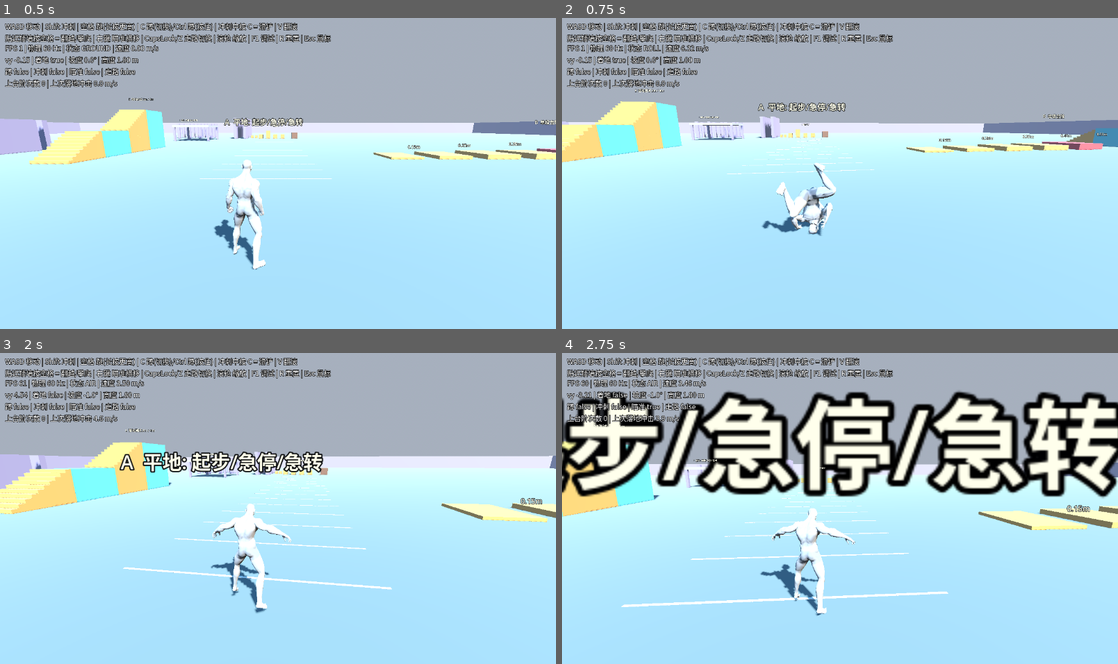
Above: before the commit, frames 1-4 (two rows, left to right).
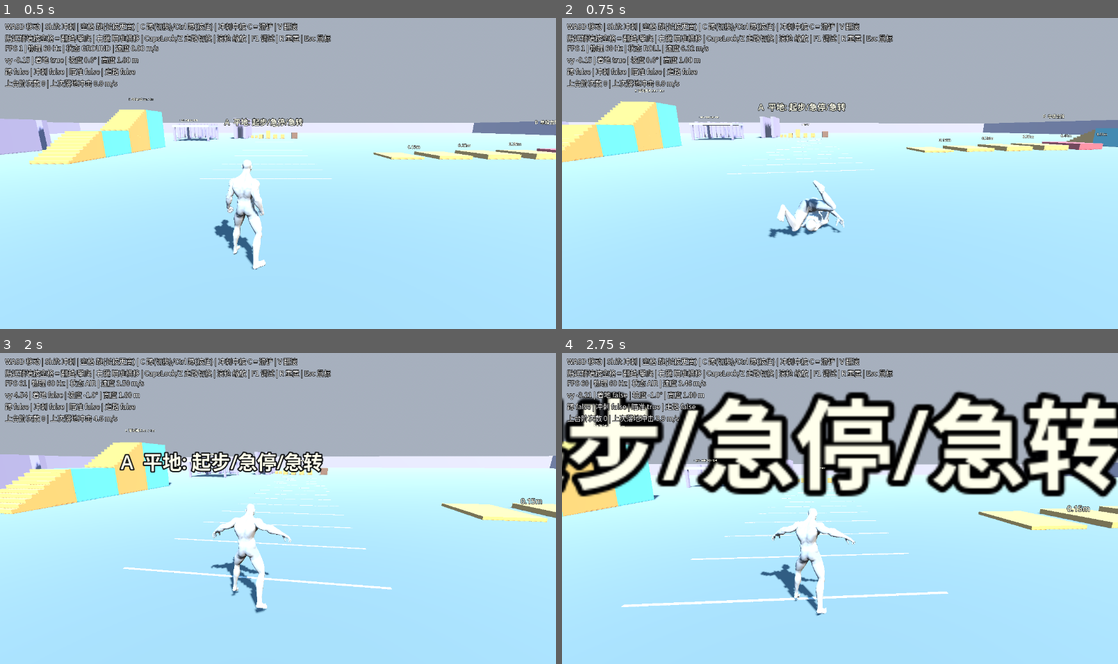
Above: after the commit, the same moments.

Repository: jamesbot2/godot-third-person-demo
Game: Godot game, scene res://scenes/main.tscn
Two runs of this game, one before a commit and one after it. Both use one fixed random seed, a clock stepped at 60 frames per second and the inputs below.
Inputs (mouse positions are in pixels of both pictures, inside the frame that each line leads up to):
- Up to frame 1 (0.5 s): no input
- Up to frame 2 (0.75 s): move the mouse to (867, 170) at 0.52 s; hold W (move_forward) from 0.53 s (still down); hold V (roll) from 0.53 s (still down); click (867, 170) at 0.67 s
- Up to frame 3 (2 s): keep holding W (move_forward); tap Space (jump) at 0.77, 0.8, 1.07, 1.35, 1.52, 1.82 s; move the mouse to (250, 508) at 1.27 s; release V (roll) at 1.28 s; tap V (roll) at 1.55 s
- Up to frame 4 (2.75 s): keep holding W (move_forward); move the mouse to (851, 502) at 2.02 s; hold Right mouse button (aim) from 2.03 s (still down); tap Space (jump) at 2.3 s

Frame 1 is identical in both runs. In frame 2, 1.4% of the frame differs, in the area x 35-51%, y 46-71%; in frame 3, less than 0.1%; in frame 4, less than 0.1%.

Commit message:
Roll: round the back + pelvis pitch so the hips pass low (post-entry pelvis 0.69->0.57 m, no rise); gate pelvis in anim_roll

Diff:
--- a/scripts/player/character_animator.gd
+++ b/scripts/player/character_animator.gd
@@ -1321,7 +1321,11 @@
 	var bones := PackedStringArray(ROLL_RADIUS.keys())
 	for b in ClipSampler.SOLE:
 		bones.append(b)
-	var cs := ClipSampler.sample(skeleton, m, clip_library().get_animation("roll_tuck"), bones)
+	var clip := clip_library().get_animation("roll_tuck")
+	var cs := ClipSampler.sample(skeleton, m, clip, bones)
+	if not clip.has_meta("pelvis_capped") and OS.get_environment("ROLL_NOCAP") != "1":
+		clip.set_meta("pelvis_capped", _cap_roll_pelvis(clip, cs, m))
+		cs = ClipSampler.sample(skeleton, m, clip, bones)
 	_cs_roll = cs
 	var raw := PackedFloat32Array()
 	for i in ROLL_DROP_N + 1:
@@ -1349,6 +1353,216 @@
 				vmax = maxf(vmax, v)
 			tt += 1.0 / 60.0
 		print("ROLL_CLIP window head_v_max (clip time) %.2f  x playback %.2f" % [vmax, (ROLL_T1 - ROLL_T0) / 0.6])
+
+
+## Pelvis cap (tucked back): while the trunk is pitched over (head not above
+## the pelvis) the source clip keeps the back straight, so the inverted body
+## stands on its head with the pelvis ~0.7 m up, which reads as a jump. A
+## real forward roll rounds the back and tucks the chin so the hips pass
+## over the shoulders low. Here a per-key spine/neck flexion (spine_01..03,
+## neck_01, Head: rotation about each bone's lateral axis) is solved so the
+## pelvis stays <= the cap above the lowest body contact: the clip is sampled
+## at a few uniform curl levels, each key takes the smallest level that meets
+## the cap (linear between levels), and that curve is smoothed (+-ROLL_CAP_SM s)
+## and rate-limited (ROLL_CAP_RATE deg/s of clip time) so nothing whips.
+## Returns the largest curl (deg, summed over the chain).
+const ROLL_PELVIS_CAP := 0.45
+const ROLL_CURL_BONES := {"spine_01": 0.2, "spine_02": 0.25, "spine_03": 0.25, "neck_01": 0.15, "Head": 0.15,
+	"upperarm_l": -ROLL_ARM_COMP, "upperarm_r": -ROLL_ARM_COMP}
+## the arms hang from spine_03: counter-rotate them so the curl rounds the
+## back without swinging the hands further down (hands-planted entry)
+const ROLL_ARM_COMP := 0.7
+const ROLL_CURL_LEVELS := [0.0, 15.0, 30.0, 45.0, 60.0, 75.0, 90.0]
+const ROLL_CAP_SM := 0.10
+const ROLL_CAP_RATE := 400.0
+
+
+func _roll_pelvis_h(cs: ClipSampler, t: float) -> float:
+	var low := cs.sole_min(t)
+	for b in ROLL_RADIUS:
+		low = minf(low, cs.at(b, t).y - ROLL_RADIUS[b])
+	return cs.at("pelvis", t).y - low
+
+
+func _apply_roll_curl(clip: Animation, orig: Dictionary, axes: Dictionary, curl_at: Callable) -> void:
+	for tr in orig:
+		var bn := str(clip.track_get_path(tr)).get_slice(":", 1)
+		var vals: Array = orig[tr]
+		for k in vals.size():
+			var c: float = curl_at.call(clip.track_get_key_time(tr, k))
+			clip.track_set_key_value(tr, k, ((vals[k] as Quaternion) * Quaternion(axes[bn], deg_to_rad(c * ROLL_CURL_BONES[bn]))).normalized())
+
+
+func _cap_roll_pelvis(clip: Animation, cs: ClipSampler, m: Transform3D) -> float:
+	var cap := float(OS.get_environment("ROLL_CAP")) if OS.has_environment("ROLL_CAP") else ROLL_PELVIS_CAP
+	var rate := float(OS.get_environment("ROLL_CAP_RATE")) if OS.has_environment("ROLL_CAP_RATE") else ROLL_CAP_RATE
+	var bones := PackedStringArray(ROLL_RADIUS.keys())
+	for b in ClipSampler.SOLE:
+		bones.append(b)
+	# lateral axis of each curl bone in its own local frame (rest pose)
+	var lat_sk := m.basis.inverse() * Vector3.RIGHT
+	var orig := {}
+	var axes := {}
+	for bn in ROLL_CURL_BONES:
+		var tr := clip.find_track(NodePath("Armature/Skeleton3D:" + bn), Animation.TYPE_ROTATION_3D)
+		if tr < 0:
+			continue
+		var vals := []
+		for k in clip.track_get_key_count(tr):
+			vals.append(clip.track_get_key_value(tr, k))
+		orig[tr] = vals
+		axes[bn] = (skeleton.get_bone_global_rest(skeleton.find_bone(bn)).basis.inverse() * lat_sk).normalized()
+	if orig.is_empty():
+		return 0.0
+	# sign of flexion: the one that lowers the pelvis at the worst frame
+	var sgn := 1.0
+	var probe := {}
+	for sv in [1.0, -1.0]:
+		_apply_roll_curl(clip, orig, axes, func(_t): return sv * 30.0)
+		probe[sv] = ClipSampler.sample(skeleton, m, clip, bones)
+	var gain := 0.0
+	var tt := ROLL_T0
+	while tt <= ROLL_T1:
+		gain += _roll_pelvis_h(probe[-1.0], tt) - _roll_pelvis_h(probe[1.0], tt)
+		tt += 1.0 / 30.0
+	sgn = 1.0 if gain > 0.0 else -1.0
+	var lv := []
+	for c in ROLL_CURL_LEVELS:
+		_apply_roll_curl(clip, orig, axes, func(_t): return sgn * c)
+		lv.append(ClipSampler.sample(skeleton, m, clip, bones))
+	# per-frame needed curl (60 Hz clip time)
+	var n := int(ceil(clip.length * 60.0)) + 1
+	var need := PackedFloat32Array()
+	need.resize(n)
+	for f in n:
+		var t := f / 60.0
+		if t < ROLL_T0 - 0.05 or t > ROLL_T1 or cs.at("Head", t).y - cs.at("pelvis", t).y >= 0.3:
+			continue
+		var h_prev := _roll_pelvis_h(lv[0], t)
+		if h_prev <= cap:
+			continue
+		var c_need: float = ROLL_CURL_LEVELS[-1]
+		for i in range(1, lv.size()):
+			var h := _roll_pelvis_h(lv[i], t)
+			if h <= cap:
+				var x := clampf((h_prev - cap) / maxf(h_prev - h, 0.001), 0.0, 1.0)
+				c_need = lerpf(ROLL_CURL_LEVELS[i - 1], ROLL_CURL_LEVELS[i], x)
+				break
+			h_prev = h
+		need[f] = c_need
+	# envelope-preserving smooth: moving max over +-SM, then triangular smooth
+	var env := PackedFloat32Array()
+	env.resize(n)
+	var w := int(ROLL_CAP_SM * 60.0)
+	for f in n:
+		var mx := 0.0
+		for j in range(maxi(f - w, 0), mini(f + w, n - 1) + 1):
+			mx = maxf(mx, need[j])
+		env[f] = mx
+	var curl := PackedFloat32Array()
+	curl.resize(n)
+	for f in n:
+		var acc := 0.0
+		var ws := 0.0
+		for j in range(maxi(f - w, 0), mini(f + w, n - 1) + 1):
+			var wj := 1.0 - absf(j - f) / float(w + 1)
+			acc += env[j] * wj
+			ws += wj
+		curl[f] = acc / ws
+	var lim := rate / 60.0
+	for f in range(1, n):
+		curl[f] = minf(curl[f], curl[f - 1] + lim)
+	for f in range(n - 2, -1, -1):
+		curl[f] = minf(curl[f], curl[f + 1] + lim)
+	var cmax := 0.0
+	for x in curl:
+		cmax = maxf(cmax, x)
+	_apply_roll_curl(clip, orig, axes, func(t: float) -> float:
+		var x := clampf(t * 60.0, 0.0, n - 1.0)
+		var i := mini(int(x), n - 2)
+		return sgn * lerpf(curl[i], curl[i + 1], x - i))
+	if OS.has_environment("ROLL_DEBUG"):
+		var out := []
+		for f in range(0, n, 2):
+			out.append(snappedf(curl[f], 1.0))
+		print("ROLL_CAP sgn=%d max=%.1f deg curl(30Hz)=%s" % [sgn, cmax, out])
+	if OS.get_environment("ROLL_NOPITCH") != "1":
+		_cap_roll_pitch(clip, ClipSampler.sample(skeleton, m, clip, bones), m, cap, bones)
+	return cmax
+
+
+## Second stage: whole-body pitch about the pelvis joint (pelvis rotation
+## track) for the frames the curl cannot fix (hands planted, hips high):
+## per pelvis key the signed pitch within +-ROLL_PITCH_STEP deg that best
+## meets the cap, smoothed and rate-limited, iterated ROLL_PITCH_PASSES times.
+const ROLL_PITCH_STEP := 40
+## pitch only after the entry crossfade (clip time past ROLL_T0)
+const ROLL_PITCH_SKIP := 0.12
+const ROLL_PITCH_PASSES := 4
+const ROLL_PITCH_RATE := 240.0
+
+
+func _roll_pitch_h(cs: ClipSampler, t: float, r: Quaternion) -> float:
+	var pel := cs.at("pelvis", t)
+	var low := INF
+	for b in ROLL_RADIUS:
+		low = minf(low, (pel + r * (cs.at(b, t) - pel)).y - ROLL_RADIUS[b])
+	for b in ClipSampler.SOLE:
+		low = minf(low, (pel + r * (cs.at(b, t) - pel)).y - ClipSampler.SOLE[b])
+	return pel.y - low
+
+
+func _cap_roll_pitch(clip: Animation, cs: ClipSampler, m: Transform3D, cap: float, bones: PackedStringArray) -> void:
+	var tr := clip.find_track(NodePath("Armature/Skeleton3D:pelvis"), Animation.TYPE_ROTATION_3D)
+	if tr < 0:
+		return
+	var pb := skeleton.find_bone("pelvis")
+	var par := skeleton.get_bone_parent(pb)
+	var qp := (m.basis * (skeleton.get_bone_global_rest(par).basis if par >= 0 else Basis.IDENTITY)).get_rotation_quaternion()
+	var rate := float(OS.get_environment("ROLL_PITCH_RATE")) if OS.has_environment("ROLL_PITCH_RATE") else ROLL_PITCH_RATE
+	var nk := clip.track_get_key_count(tr)
+	var orig: Array[Quaternion] = []
+	for k in nk:
+		orig.append(clip.track_get_key_value(tr, k))
+	var total := PackedFloat32Array()
+	total.resize(nk)
+	for pass_i in ROLL_PITCH_PASSES:
+		var d := PackedFloat32Array()
+		d.resize(nk)
+		for k in nk:
+			var t := clip.track_get_key_time(tr, k)
+			if t < ROLL_T0 + ROLL_PITCH_SKIP or t > ROLL_T1 or cs.at("Head", t).y - cs.at("pelvis", t).y >= 0.3:
+				continue
+			var h0 := _roll_pitch_h(cs, t, Quaternion.IDENTITY)
+			if h0 <= cap:
+				continue
+			var best := h0
+			for a in range(-ROLL_PITCH_STEP, ROLL_PITCH_STEP + 1, 2):
+				var h := _roll_pitch_h(cs, t, Quaternion(Vector3.RIGHT, deg_to_rad(a)))
+				if maxf(h, cap) + absf(a) * 0.0005 < maxf(best, cap) + absf(d[k]) * 0.0005:
+					best = h
+					d[k] = a
+		for k in nk:
+			var acc := 0.0
+			var wsum := 0.0
+			for j in nk:
+				var dt := absf(clip.track_get_key_time(tr, j) - clip.track_get_key_time(tr, k))
+				if dt < ROLL_CAP_SM:
+					var w := 1.0 - dt / ROLL_CAP_SM
+					acc += d[j] * w
+					wsum += w
+			total[k] += acc / wsum
+		for k in range(1, nk):
+			var lim := rate * (clip.track_get_key_time(tr, k) - clip.track_get_key_time(tr, k - 1))
+			total[k] = clampf(total[k], total[k - 1] - lim, total[k - 1] + lim)
+		for k in range(nk - 2, -1, -1):
+			var lim := rate * (clip.track_get_key_time(tr, k + 1) - clip.track_get_key_time(tr, k))
+			total[k] = clampf(total[k], total[k + 1] - lim, total[k + 1] + lim)
+		for k in nk:
+			clip.track_set_key_value(tr, k, (qp.inverse() * Quaternion(Vector3.RIGHT, deg_to_rad(total[k])) * qp * orig[k]).normalized())
+		cs = ClipSampler.sample(skeleton, m, clip, bones)
+	if OS.has_environment("ROLL_DEBUG"):
+		print("ROLL_PITCH deg=%s" % [Array(total).slice(0, 26).map(func(x): return snappedf(x, 1.0))])
 
 
 ## drop for roll progress u (0..1), faded in over the state crossfade
--- a/scripts/player/roll_authoring.gd
+++ b/scripts/player/roll_authoring.gd
@@ -9,6 +9,9 @@
 ## shoulder roll, so the knees stay tucked to the chest; the clip's upper body
 ## (hand plant, chin tuck, shoulder roll) and its stand-up are kept.
 ## Result is a new in-memory Animation "roll_tuck"; nothing is written to disk.
+## CharacterAnimator._cap_roll_pelvis then rounds the back (spine/neck curl,
+## arms counter-rotated) and pitches the pelvis key-by-key so the pelvis
+## stays low over the shoulders (needs the skeleton, so it runs there).
 
 const LEG_BONES := ["thigh_l", "calf_l", "foot_l", "ball_l", "thigh_r", "calf_r", "foot_r", "ball_r"]
 ## clip time of the reference deep crouch (feet down, knees folded)
--- a/tests/run_tests.gd
+++ b/tests/run_tests.gd
@@ -1347,6 +1347,11 @@
 	# the floor all the time. Measured over the roll's first half (the dive).
 	var max_float := 0.0
 	var max_pelvis := 0.0
+	# after the 0.10 s entry crossfade: pelvis peak and any RISE of the
+	# pelvis after it has started down (a rise = the roll reads as a jump)
+	var pel_post := 0.0
+	var pel_min_so_far := INF
+	var pel_rise := 0.0
 	var rad := {"hand_l": 0.03, "hand_r": 0.03, "Head": 0.11, "upperarm_l": 0.07, "upperarm_r": 0.07, "spine_02": 0.12, "pelvis": 0.11,
 		"ball_l": 0.024, "ball_r": 0.024, "foot_l": 0.093, "foot_r": 0.093}
 	var head_prev := Vector3.INF
@@ -1373,7 +1378,12 @@
 			max_float = maxf(max_float, low)
 			if OS.has_environment("ROLL_DEBUG"):
 				print("RF u=%.2f st=%.3f float=%.3f pelvis=%.2f head=%.2f drop=%.3f anim=%s clip_head=%.2f clip_pel=%.2f" % [pc.rol …(344 unchanged characters)…
-			max_pelvis = maxf(max_pelvis, _bone_world("pelvis").y - fy)
+			var ph := _bone_world("pelvis").y - fy
+			max_pelvis = maxf(max_pelvis, ph)
+			if _anim._state_t >= 0.10:
+				pel_post = maxf(pel_post, ph)
+			pel_min_so_far = minf(pel_min_so_far, ph)
+			pel_rise = maxf(pel_rise, ph - pel_min_so_far)
 		if pc.state == PlayerController.State.ROLL and pc.roll_time < pc.roll_duration * 0.6:
 			var hw := _bone_world("Head")
 			if hw.y - _bone_world("pelvis").y < 0.3:
@@ -1382,11 +1392,13 @@
 	release_all()
 	metric("anim_roll_float_max_m", max_float)
 	metric("anim_roll_pelvis_max_m", max_pelvis)
+	metric("anim_roll_pelvis_post_entry_max_m", pel_post)
+	metric("anim_roll_pelvis_rise_m", pel_rise)
 	metric("anim_roll_min_head_m", min_head)
 	metric("anim_roll_head_v_max", head_v_max)
 	metric("anim_roll_dive_span_m", dive_span)
-	check("anim_roll", saw_roll and max_tilt < 0.001 and min_head < 0.9 and min_head > 0.0 and max_float < 0.2 and head_v_max < 25.0 and dive_span < 1.25,
-		"roll=%s model_tilt=%.3f min_head_h=%.2f dive: lowest contact off floor max=%.3f m pelvis max=%.2f m  head speed in body frame max=%.1f m/s  pitched head-feet span max=%.2f m" % [saw_roll, max_tilt, min_head, max_float, max_pelvis, head_v_max, dive_span])
+	check("anim_roll", saw_roll and max_tilt < 0.001 and min_head < 0.9 and min_head > 0.0 and max_float < 0.2 and head_v_max < 25.0 and dive_span < 1.25 and pel_post < 0.6 and pel_rise < 0.05,
+		"roll=%s model_tilt=%.3f min_head_h=%.2f dive: lowest contact off floor max=%.3f m pelvis max=%.2f m (after entry crossfade %.2f m, rise %.3f m)  head speed in body frame max=%.1f m/s  pitched head-feet span max=%.2f m" % [saw_roll, max_tilt, min_head, max_float, max_pelvis, pel_post, pel_rise, head_v_max, dive_span])
 	# round 4: 180 deg sharp turn at jog speed -- legs must not cross
 	# (feet / knees measured along the hip axis thigh_l->thigh_r; <0 = crossed)
 	await place(Vector3(0, 0.02, 14))
